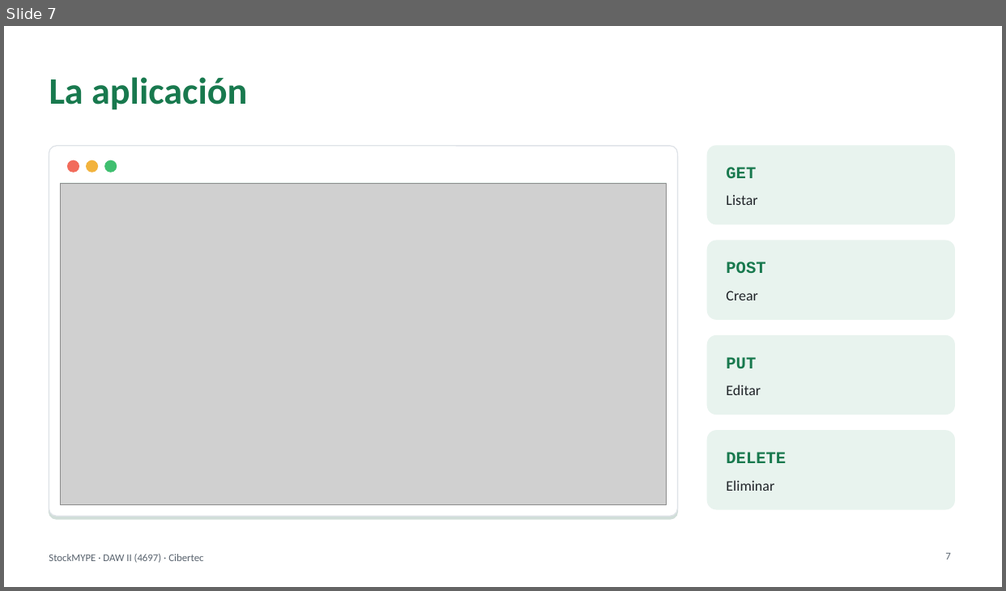
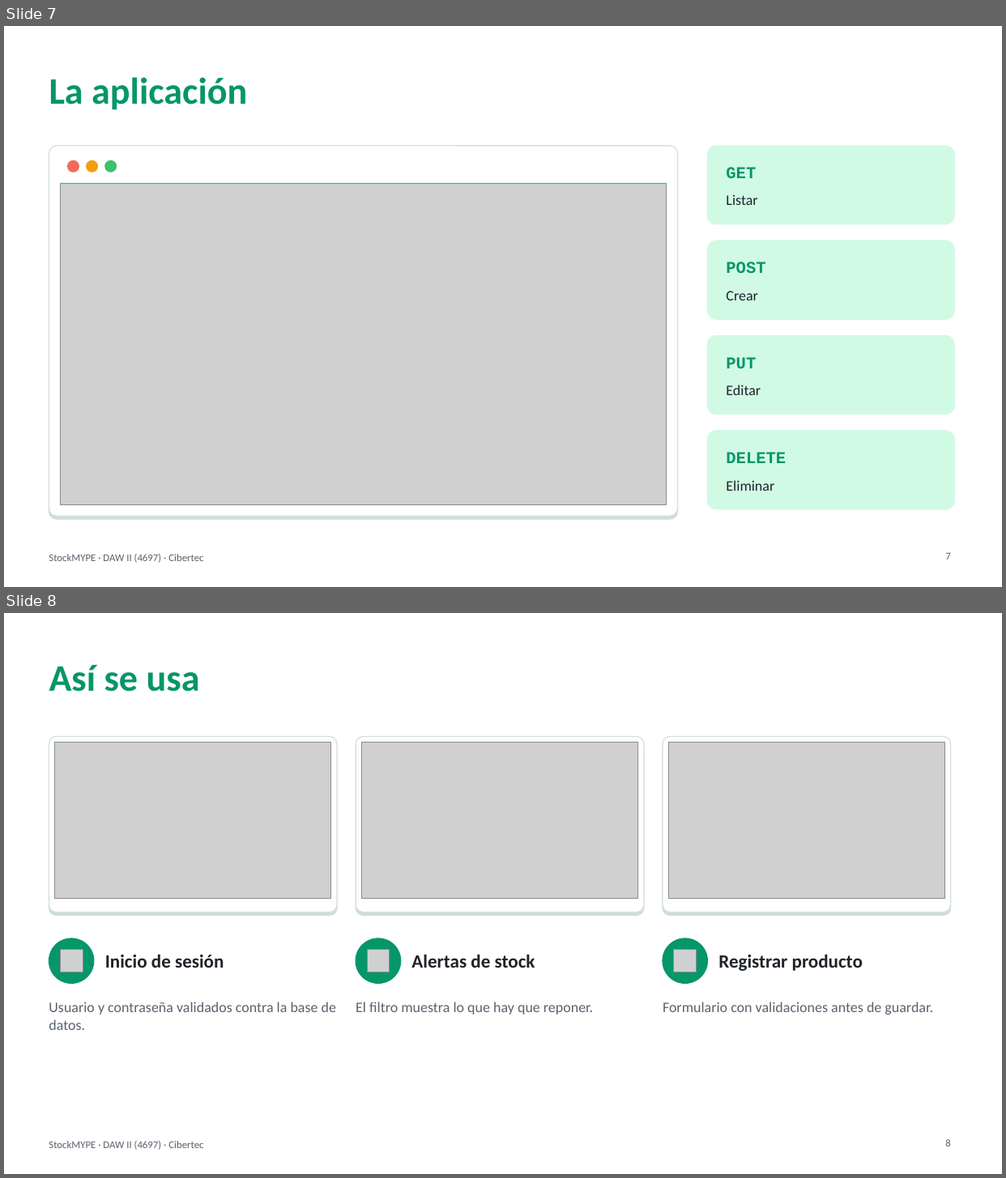
Before and after one commit to nandoxts/DAWII-4697-StockMYPE, a slide deck: docs/Presentacion_StockMYPE_Final.ppt. Shown one above the other, each under a label of ours: slide 7 before the commit, slides 7 and 8 after it. The pictures are 1006x591 and 1006x1178 pixels, drawn with LibreOffice and Linux fonts; fonts in the diff are those of the drawing; grey boxes stand for pictures; background and template pictures are left out. Boxes give left, top, right and bottom in pixels: in the first picture for what was removed or moved away, otherwise in the second. Text is boxed around its words. In the diff, an @@ line names an element or a change of style, - is before the commit and + after.

```diff
--- a/docs/Presentacion_StockMYPE_Final.ppt
+++ b/docs/Presentacion_StockMYPE_Final.ppt
@@ slide 8 added at bbox=[4, 613, 1002, 1174], background #FFFFFF; not listed: 1 template element that a slide beside it also shows @@
@@ title added at bbox=[49, 665, 200, 692], 36 pt, text #059669, bold @@
+Así se usa
@@ rounded rectangle added at bbox=[49, 736, 337, 912], fill #FFFFFF, outline #D3E3DB 0.99 pt @@
@@ picture added at bbox=[55, 743, 331, 898] @@
@@ rounded rectangle added at bbox=[356, 736, 644, 912], fill #FFFFFF, outline #D3E3DB 0.99 pt @@
@@ picture added at bbox=[361, 743, 637, 898] @@
@@ rounded rectangle added at bbox=[663, 736, 950, 912], fill #FFFFFF, outline #D3E3DB 0.99 pt @@
@@ picture added at bbox=[668, 743, 944, 898] @@
@@ ellipse added at bbox=[49, 939, 94, 983], fill #059669, outline #059669 0.99 pt @@
@@ picture added at bbox=[60, 950, 83, 972] @@
@@ ellipse added at bbox=[356, 939, 400, 983], fill #059669, outline #059669 0.99 pt @@
@@ picture added at bbox=[367, 950, 390, 972] @@
@@ ellipse added at bbox=[663, 939, 707, 983], fill #059669, outline #059669 0.99 pt @@
@@ picture added at bbox=[674, 950, 696, 972] @@
@@ text added at bbox=[105, 954, 224, 968], 18 pt, text #1F2328, bold @@
+Inicio de sesión
@@ text added at bbox=[411, 954, 535, 968], 18 pt, text #1F2328, bold @@
+Alertas de stock
@@ text added at bbox=[718, 954, 863, 971], 18 pt, text #1F2328, bold @@
+Registrar producto
@@ text added at bbox=[49, 1002, 336, 1030], 14 pt, text #59636E @@
+Usuario y contraseña validados contra la base de datos.
@@ text added at bbox=[356, 1002, 593, 1015], 14 pt, text #59636E @@
+El filtro muestra lo que hay que reponer.
@@ text added at bbox=[663, 1002, 933, 1015], 14 pt, text #59636E @@
+Formulario con validaciones antes de guardar.
@@ page number added at bbox=[945, 1139, 950, 1147], 10 pt, text #59636E @@
+8
@@ slide 7 changed as well @@
@@ rounded rectangle at bbox=[49, 146, 677, 516]: outline #DFE3E8 0.99 pt to #D3E3DB 0.99 pt; shadow changed @@
@@ ellipse at bbox=[87, 160, 97, 172]: fill #F2B33D to #F59E0B; outline #F2B33D 0.99 pt to #F59E0B 0.99 pt @@
@@ fill #E8F3EE to #D1FAE5; outline #E8F3EE 0.99 pt to #D1FAE5 0.99 pt in 4 elements at bbox=[707, 146, 954, 224], bbox=[707, 241, 954, 319], bbox=[707, 335, 954, 414], bbox=[707, 431, 954, 510] @@
@@ text colour #18794E to #059669 in 5 elements at bbox=[49, 77, 247, 110], bbox=[726, 167, 756, 178], bbox=[726, 262, 765, 273], bbox=[726, 357, 756, 369], bbox=[726, 452, 786, 463] @@
```
Also in this commit, not shown: 9 other slides changed, 2 other files.
